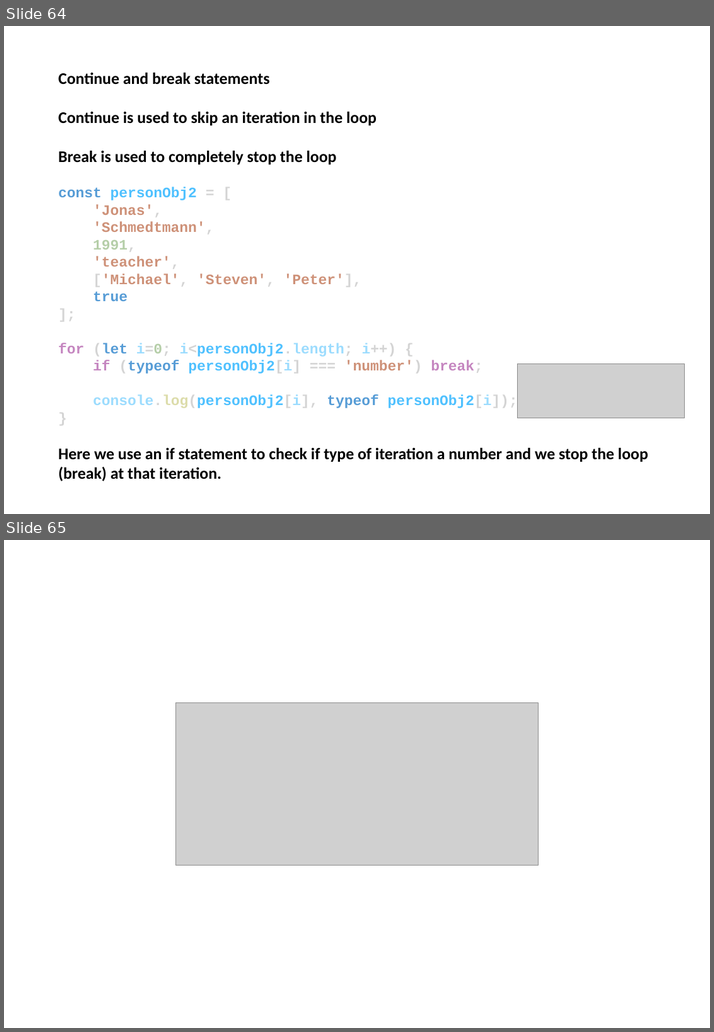
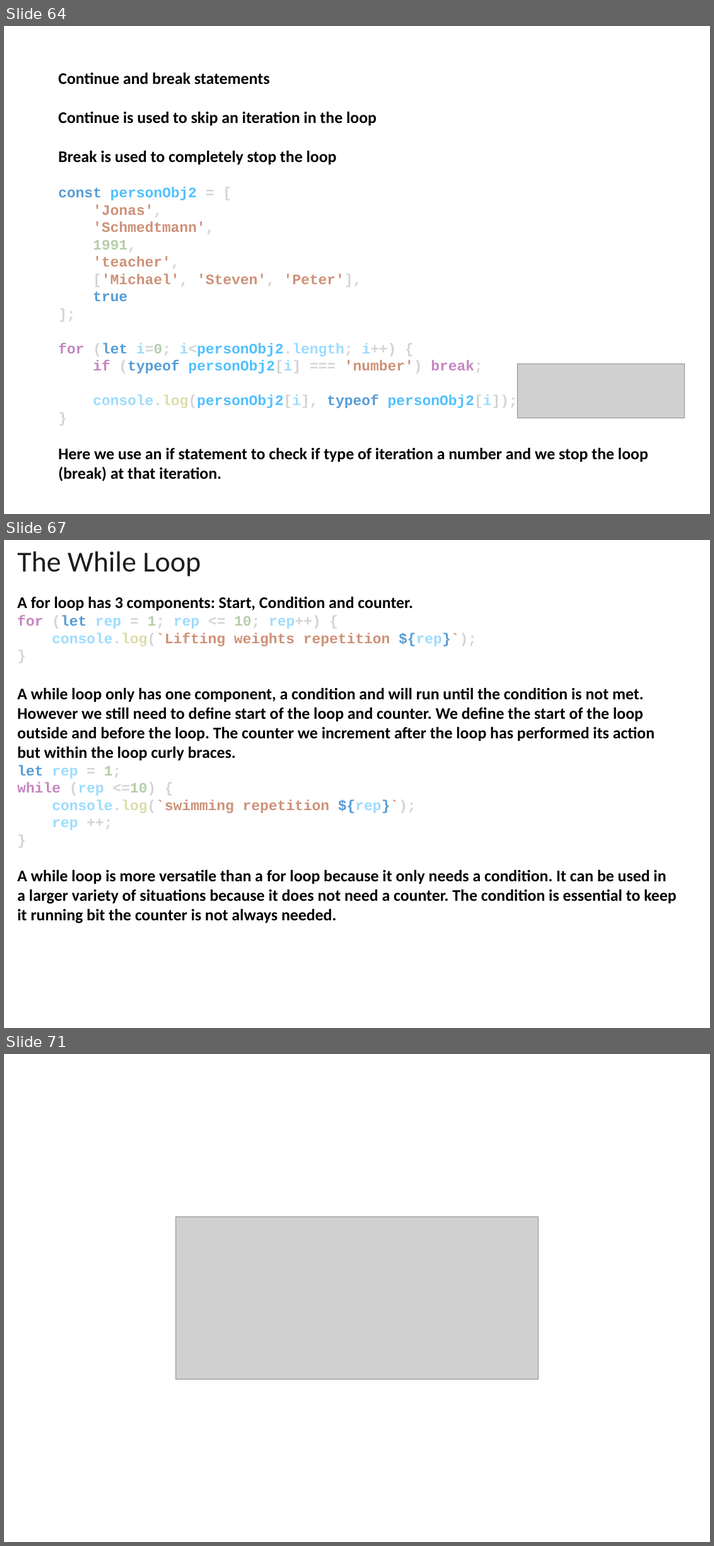
Before and after one commit to EL-EL-BCN/Complete-Javascript-Course, a slide deck: complete-javascript-course.pptx. Shown one above the other, each under a label of ours: slides 64 and 65 before the commit, slides 64, 67 and 71 after it; the slides between them are not shown. The pictures are 714x1032 and 714x1546 pixels, drawn with LibreOffice and Linux fonts; fonts in the diff are those of the drawing; grey boxes stand for pictures. Boxes give left, top, right and bottom in pixels: in the first picture for what was removed or moved away, otherwise in the second. Text is boxed around its words. In the diff, an @@ line names an element or a change of style, - is before the commit and + after.

```diff
--- a/complete-javascript-course.pptx
+++ b/complete-javascript-course.pptx
@@ slide 67 added at <box>4,540,710,1028</box>, background #FFFFFF @@
@@ text added at <box>17,551,201,577</box>, 32 pt, text #1C1D1F @@
+The While Loop
@@ text added at <box>17,597,676,924</box>, 18 pt, text #000000, bold @@
+A for loop has 3 components: Start, Condition and counter.
+for (let rep = 1; rep <= 10; rep++) {
+console.log(`Lifting weights repetition ${rep}`);
+}
+A while loop only has one component, a condition and will run until the condition is not met. However we still need to define start of the loop and counter. We define the start of the loop outside and before the loop. The counter we increment after the loop has performed its action but within the loop curly braces.
+let rep = 1;
+while (rep <=10) {
+console.log(`swimming repetition ${rep}`);
+rep ++;
+}
+A while loop is more versatile than a for loop because it only needs a condition. It can be used in a larger variety of situations because it does not need a counter. The condition is essential to keep it running bit the counter is not always needed.
@@ what was slide 65 is now slide 71 @@
```
Also in this commit, not shown: 1 slide changed, 5 other slides added, 1 other file.
